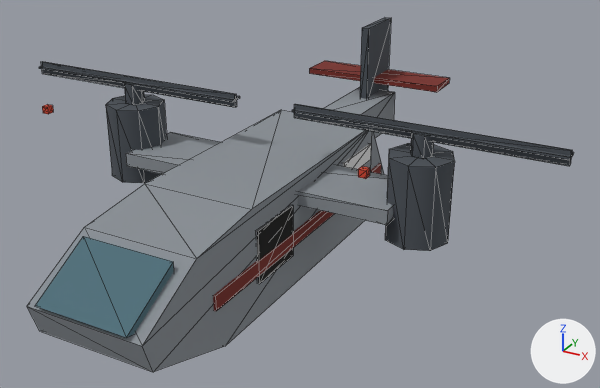
What one commit did to the glTF model assets/dist/garde_body_vertibird/lod0.glb.
The view is the same before and after, from a camera (50 mm lens) standing at (8.45, -12.99, 10.5) and looking at (0.65, 1.18, 3.41). Every picture has the same lights, and +X, +Y and +Z are marked at lower right. The older version comes first. Mesh edges are drawn as thin lines. Vertices at exactly the same position are counted once.

Objects in the first picture: 'garde_body_vertibird'.
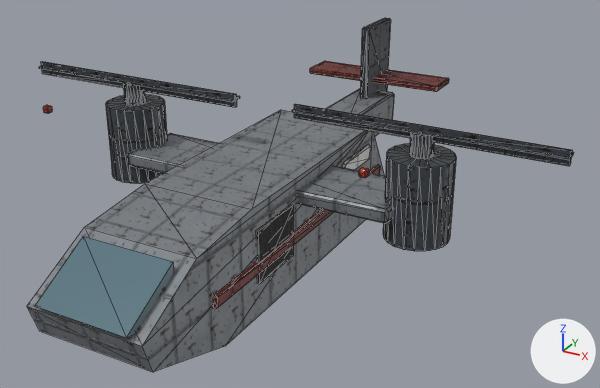
Where the change shows, as pixel boxes (x1, y1, x2, y2) in the pictures (600 x 388 px):
'garde_body_vertibird', surface changed, reshaped
    both: (27, 18, 573, 372)
part 1 of me_garde_body_vertibird, rebuilt
    before: (343, 144, 371, 169)
    after: (343, 145, 370, 170)
part 2 of me_garde_body_vertibird, rebuilt (15% narrower, 14% shorter)
    before: (358, 166, 370, 179)
    after: (359, 167, 369, 178)
part 3 of me_garde_body_vertibird, rebuilt (17% narrower, 9% shorter)
    before: (42, 104, 53, 114)
    after: (43, 105, 52, 114)
part 4 of me_garde_body_vertibird, rebuilt
    before: (309, 61, 450, 92)
    after: (310, 61, 449, 92)
part 5 of me_garde_body_vertibird, rebuilt
    before: (213, 163, 381, 311)
    after: (213, 164, 380, 309)
part 6 of me_garde_body_vertibird, rebuilt
    before: (324, 87, 395, 138)
    after: (326, 88, 394, 136)
part 7 of me_garde_body_vertibird, rebuilt
    before: (360, 18, 391, 99)
    after: (360, 18, 390, 99)
part 8 of me_garde_body_vertibird, rebuilt
    before: (126, 132, 393, 225)
    after: (128, 133, 392, 224)
part 9 of me_garde_body_vertibird, built on
    before: (385, 133, 454, 251)
    after: (383, 133, 456, 251)
part 10 of me_garde_body_vertibird, built on
    before: (106, 84, 167, 183)
    after: (106, 83, 167, 184)

The change, as a list of edits to the scene's bpy script:
```text
Add img_paintedmetal_mr:
    img_paintedmetal_mr = load_image('paintedMetal_mr', '_unpacked/paintedMetal_mr', 256, 256, 'Non-Color')
Add img_paintedmetal_base:
    img_paintedmetal_base = load_image('paintedMetal_base', '_unpacked/paintedMetal_base', 256, 256, 'sRGB')
Add img_paintedmetal_normal:
    img_paintedmetal_normal = load_image('paintedMetal_normal', '_unpacked/paintedMetal_normal', 256, 256, 'Non-Color')
Change mat_steel_metal:
    remove # nodes: BsdfPrincipled, OutputMaterial
    nodes: BsdfPrincipled, Mix, NormalMap, OutputMaterial, SeparateColor, TexImage x3
    uses the picture img_paintedmetal_base
    uses the picture img_paintedmetal_mr
    uses the picture img_paintedmetal_normal
Change me_garde_body_vertibird:
    used by ob_garde_body_vertibird; location = (0.0, 0.0, 0.0)
    remove me_garde_body_vertibird.from_pydata(...)  # 236 vertices, 376 faces; spans x -6.1..6.1, y -4.85..7.1, z 2.0..6.0
    add me_garde_body_vertibird.from_pydata(...)  # 548 vertices, 1000 faces; spans x -6.1..6.1, y -4.85..7.1, z 2.0..6.0
    me_garde_body_vertibird part 1: the loose piece of 8 vertices spanning x -1.23..1.23, y 2.1..3.5, z 3.5..3.9 is rebuilt with 24 vertices and now spans x -1.23..1.23, y 2.1..3.5, z 3.5..3.9
    me_garde_body_vertibird part 2: the loose piece of 8 vertices spanning x 3.33..3.47, y -1.77..-1.63, z 5.4..5.54 is rebuilt with 24 vertices and now spans x 3.33..3.47, y -1.77..-1.63, z 5.4..5.54
    me_garde_body_vertibird part 3: the loose piece of 8 vertices spanning x -3.47..-3.33, y -1.77..-1.63, z 5.4..5.54 is rebuilt with 24 vertices and now spans x -3.47..-3.33, y -1.77..-1.63, z 5.4..5.54
    me_garde_body_vertibird part 4: the loose piece of 8 vertices spanning x -1.8..1.8, y 6.15..7.05, z 4.5..4.65 is rebuilt with 24 vertices and now spans x -1.8..1.8, y 6.15..7.05, z 4.5..4.65
    me_garde_body_vertibird part 5: the loose piece of 8 vertices spanning x -1.25..1.25, y -2.9..4.1, z 2.9..3.2 is rebuilt with 24 vertices and now spans x -1.25..1.25, y -2.9..4.1, z 2.9..3.2
    me_garde_body_vertibird part 6: the loose piece of 8 vertices spanning x -0.5..0.5, y 3.8..6.6, z 3.3..4.2 is rebuilt with 24 vertices and now spans x -0.5..0.5, y 3.8..6.6, z 3.3..4.2
    me_garde_body_vertibird part 7: the loose piece of 8 vertices spanning x -0.09..0.09, y 5.7..7.1, z 4.0..6.0 is rebuilt with 24 vertices and now spans x -0.09..0.09, y 5.7..7.1, z 4.0..6.0
    me_garde_body_vertibird part 8: the loose piece of 8 vertices spanning x -3.1..3.1, y 0.1..1.7, z 3.7..4.0 is rebuilt with 24 vertices and now spans x -3.1..3.1, y 0.1..1.7, z 3.7..4.0
    me_garde_body_vertibird part 9: 8 vertices moved from x 3.29..3.51, y 0.71..1.09, z 4.9..5.35 to x 3.19..3.61, y 0.83..0.97, z 4.9..5.35; 8 vertices removed from x 2.94..3.86, y 0.44..1.36, z 3.2..4.9; 60 vertices added at x 2.78..4.02, y 0.28..1.52, z 3.2..5.35
    me_garde_body_vertibird part 10: 8 vertices moved from x -3.51..-3.29, y 0.71..1.09, z 4.9..5.35 to x -3.61..-3.19, y 0.83..0.97, z 4.9..5.35; 8 vertices removed from x -3.86..-2.94, y 0.44..1.36, z 3.2..4.9; 60 vertices added at x -4.02..-2.78, y 0.28..1.52, z 3.2..5.35
    other edits to the shape of me_garde_body_vertibird do not show in these pictures
```
